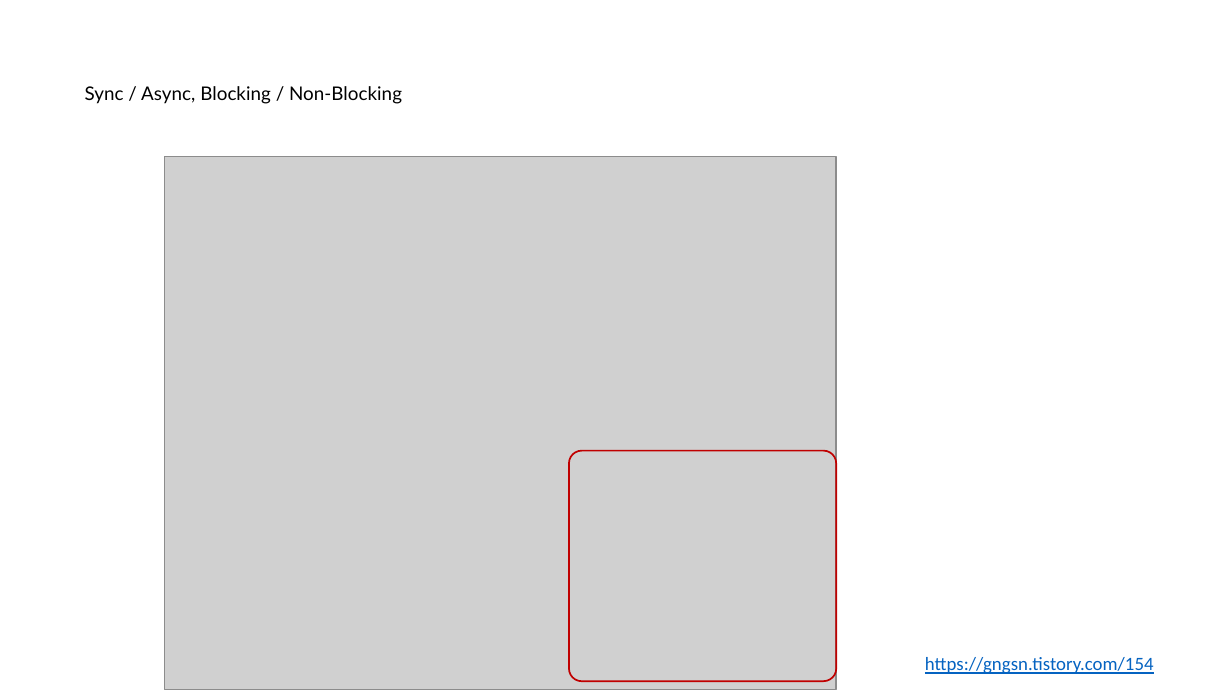
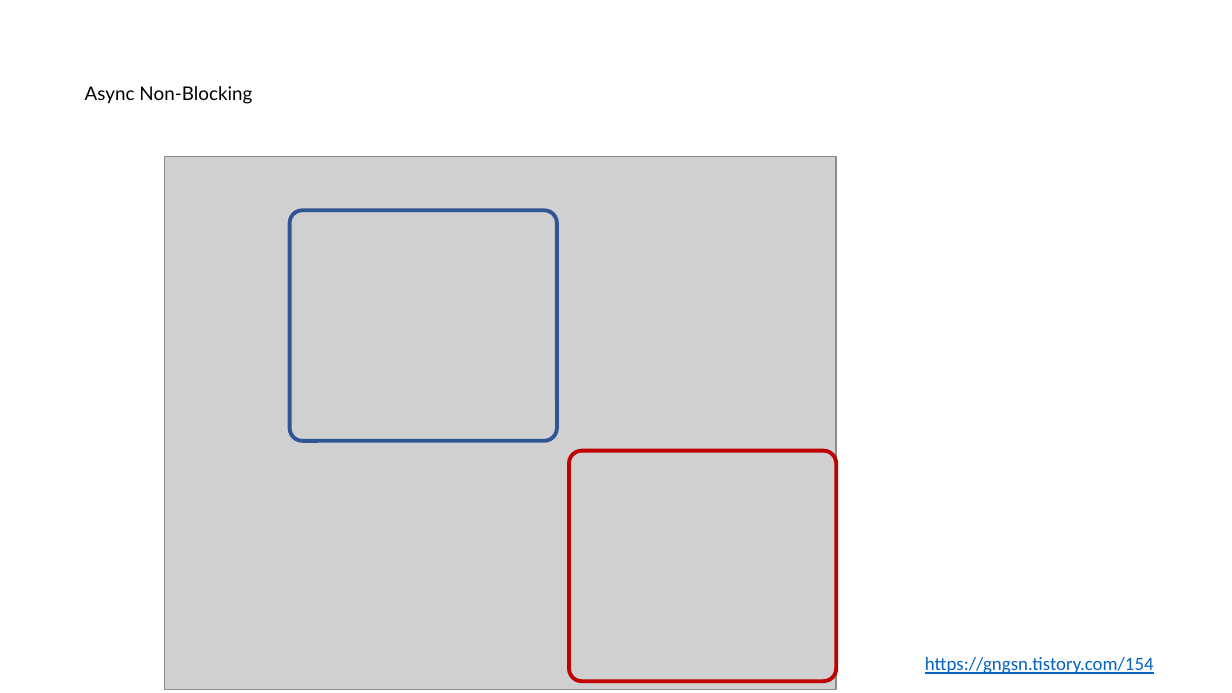
Before and after one commit to nayasis/fastcampus-hyper-webflux, a slide deck: slide 6 of 99.ppt/[Ch4-1. 비동기 서비스 소개] 1-2. 비동기 호출이란 ~ 1-3. Servlet_Reactive.pptx. Drawn at 1232x693 pixels with LibreOffice and Linux fonts; fonts in the diff are those of the drawing; grey boxes stand for pictures; background and template pictures are left out. Boxes give left, top, right and bottom in pixels: in the first picture for what was removed or moved away, otherwise in the second. Text is boxed around its words. In the diff, an @@ line names an element or a change of style, - is before the commit and + after.

```diff
--- a/99.ppt/[Ch4-1. 비동기 서비스 소개] 1-2. 비동기 호출이란 ~ 1-3. Servlet_Reactive.pptx
+++ b/99.ppt/[Ch4-1. 비동기 서비스 소개] 1-2. 비동기 호출이란 ~ 1-3. Servlet_Reactive.pptx
@@ title at [85, 86, 252, 104]: text changed @@
-Sync / Async, Blocking / Non-Blocking
+Async Non-Blocking
@@ rounded rectangle added at [290, 211, 557, 441], outline #2F5597 2.25 pt @@
@@ rounded rectangle at [569, 451, 837, 681]: outline #C00000 1 pt to #C00000 2.25 pt @@
```
Also in this commit, not shown: 10 other slides changed, 3 slides added, 3 other files.
